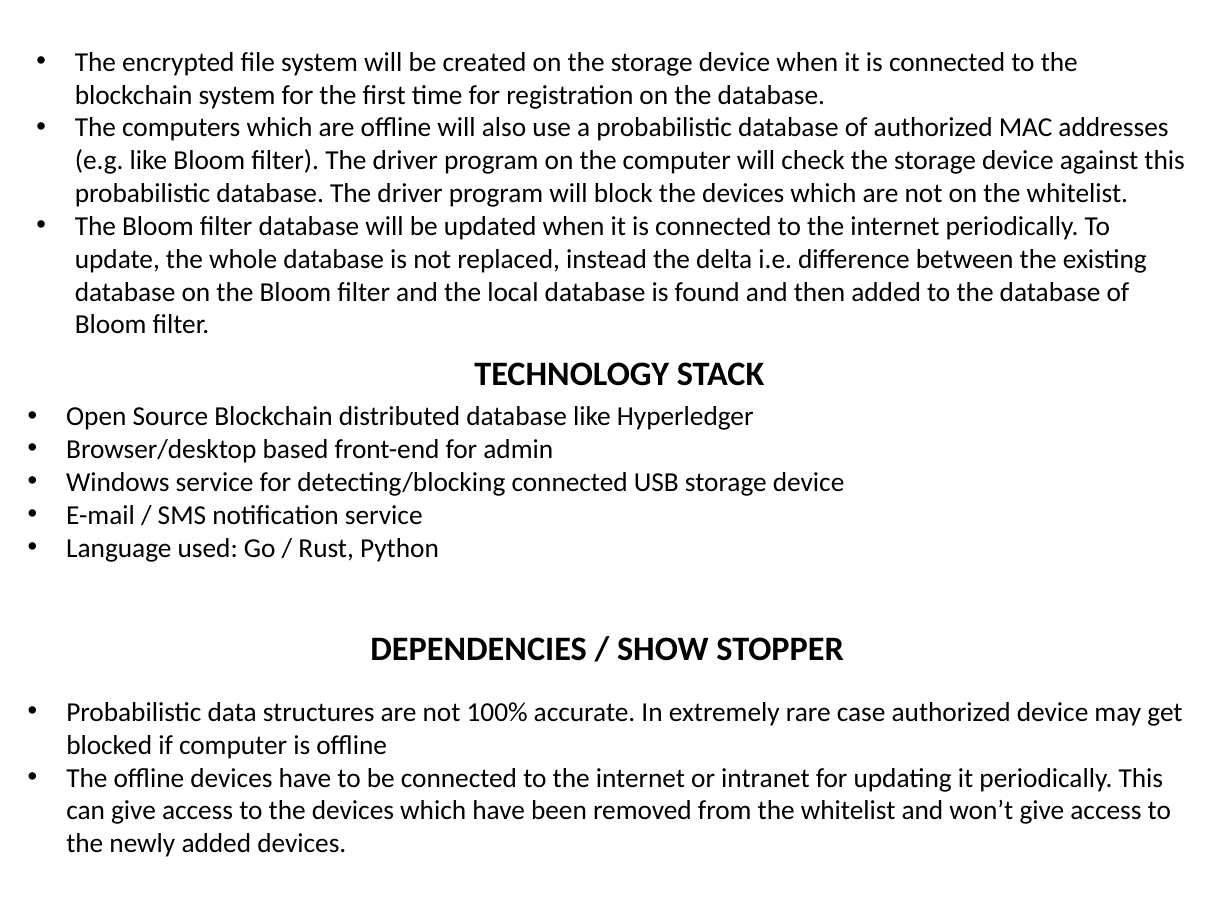
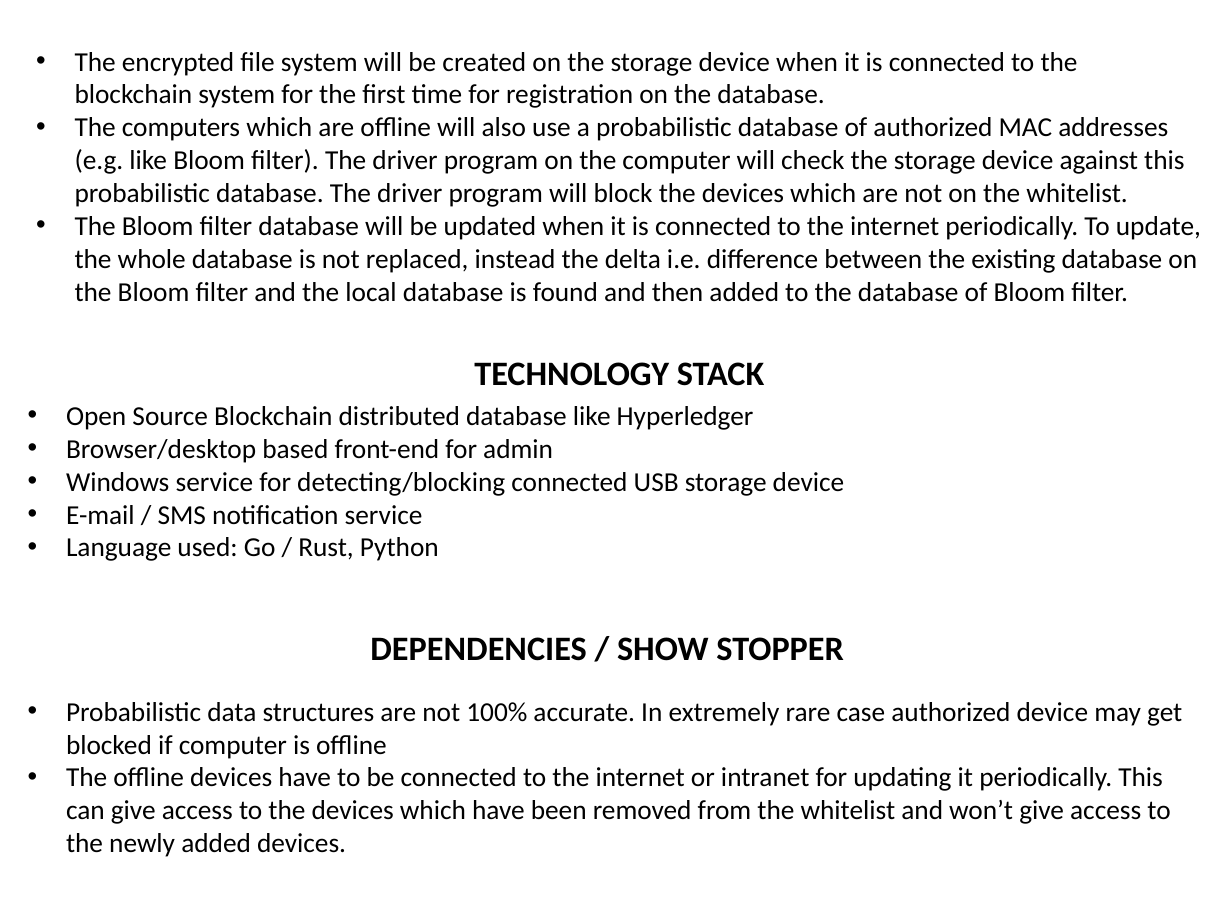
Before and after one commit to Dashree/sih2018, a slide deck: slide 2 of Gov_templates/USB_whitelist.pptx. Drawn at 1232x924 pixels with LibreOffice and Linux fonts; fonts in the diff are those of the drawing. Boxes give left, top, right and bottom in pixels: in the first picture for what was removed or moved away, otherwise in the second. Text is boxed around its words. In the diff, an @@ line names an element or a change of style, - is before the commit and + after.

```diff
--- a/Gov_templates/USB_whitelist.pptx
+++ b/Gov_templates/USB_whitelist.pptx
@@ text "The encrypted file system will ..." rewrapped from [75, 52, 1184, 334] to [75, 52, 1201, 302] @@
```
Also in this commit, not shown: 3 other slides changed.
